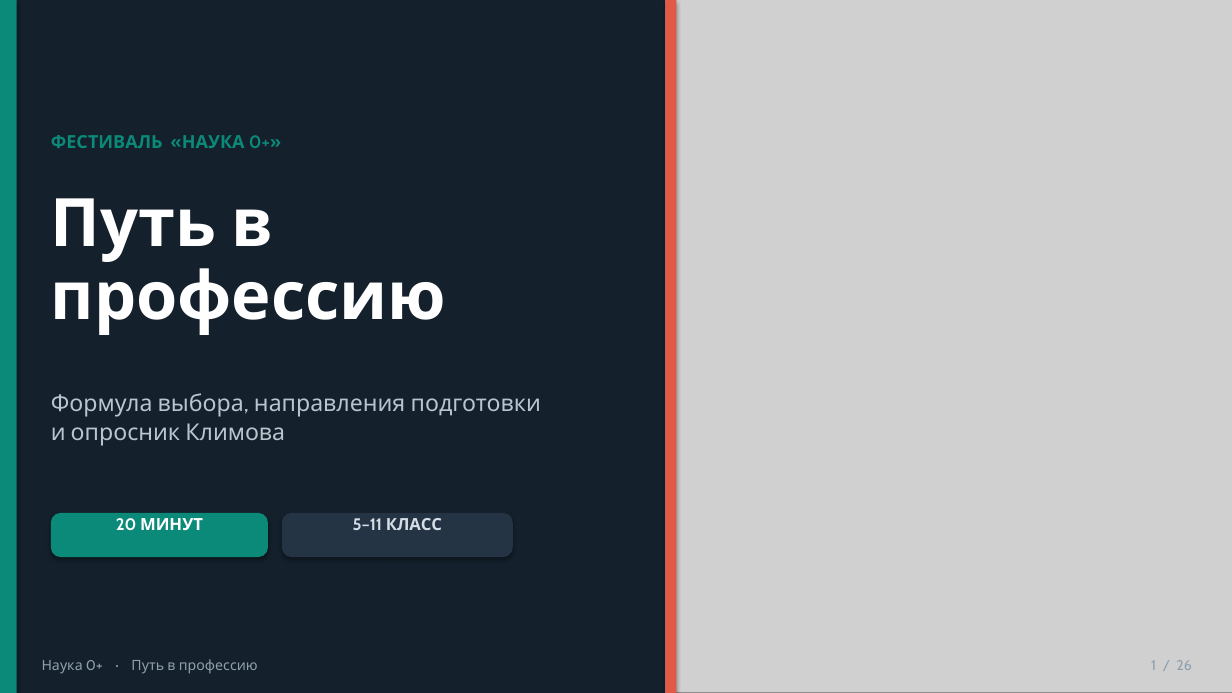
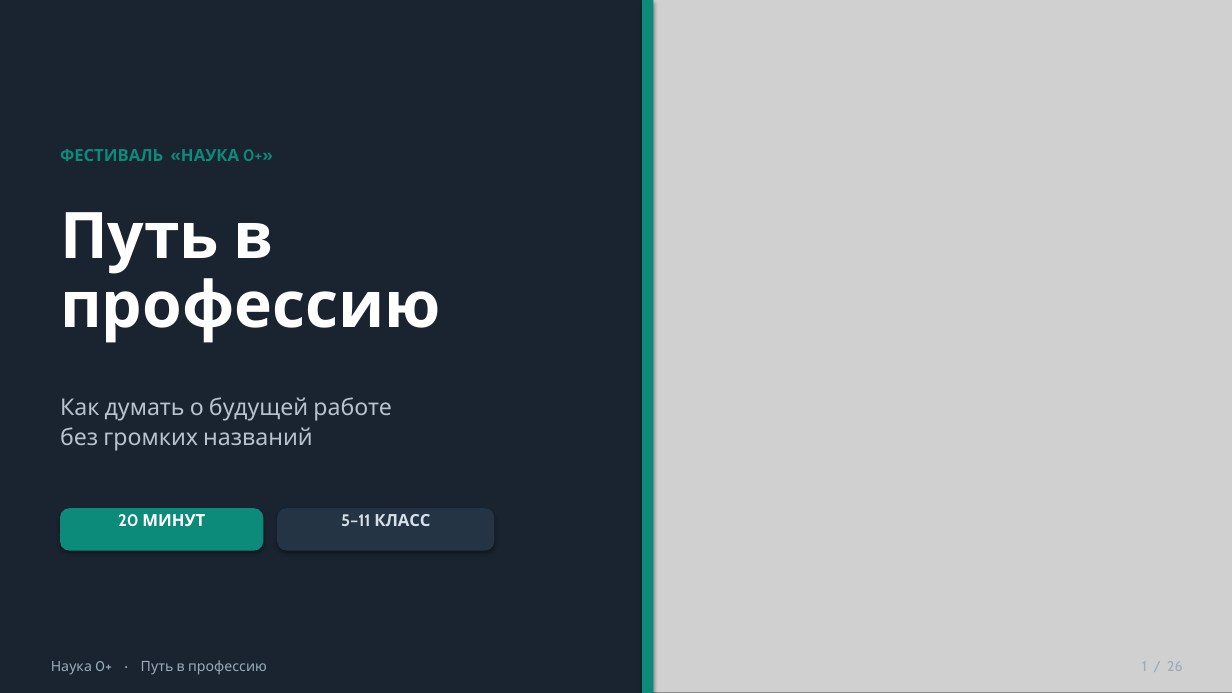
Before and after one commit to Sema917/-tourism, a slide deck: slide 1 of materials/Путь_в_профессию_презентация_20_минут.pptx. Drawn at 1232x693 pixels with LibreOffice and Linux fonts; fonts in the diff are those of the drawing; grey boxes stand for pictures. Boxes give left, top, right and bottom in pixels: in the first picture for what was removed or moved away, otherwise in the second. Text is boxed around its words. In the diff, an @@ line names an element or a change of style, - is before the commit and + after.

```diff
--- a/materials/Путь_в_профессию_презентация_20_минут.pptx
+++ b/materials/Путь_в_профессию_презентация_20_минут.pptx
@@ rectangle at (0, 0, 1232, 693): fill #14202B to #1A2330 @@
@@ rectangle removed at (0, 0, 17, 693) @@
@@ rectangle added at (0, 0, 652, 693), fill #1A2330 @@
@@ picture: place and size @@
-picture at (665, 0, 1232, 693)
+picture at (638, 0, 1232, 693)
@@ rectangle: place and size @@
-rectangle at (665, 0, 677, 693)
+rectangle at (642, 0, 653, 693)
@@ rectangle at (642, 0, 653, 693): fill #E05A45 to #0C8B7A @@
@@ text "ФЕСТИВАЛЬ «НАУКА 0+»": place and size @@
-text "ФЕСТИВАЛЬ «НАУКА 0+»" at (51, 135, 281, 148)
+text "ФЕСТИВАЛЬ «НАУКА 0+»" at (60, 149, 273, 161)
@@ text "ФЕСТИВАЛЬ «НАУКА 0+»" at (60, 149, 273, 161): size 14 to 13 pt, text colour #0B8A7A to #0C8B7A; line spacing 1.05 to 1.08 @@
@@ text "Путь в профессию": place and size @@
-text "Путь в профессию" at (51, 198, 447, 335)
+text "Путь в профессию" at (60, 212, 441, 343)
@@ text "Путь в профессию" at (60, 212, 441, 343): size 52 to 50 pt @@
@@ text at (60, 397, 391, 451): text changed; text colour #B8C4CE to #B7C3CE @@
-Формула выбора, направления подготовки
-и опросник Климова
+Как думать о будущей работе
+без громких названий
@@ rounded rectangle: place and size @@
-rounded rectangle at (51, 513, 268, 557)
+rounded rectangle at (60, 508, 263, 551)
@@ rounded rectangle at (60, 508, 263, 551): fill #0B8A7A to #0C8B7A @@
@@ text "20 МИНУТ" at (118, 514, 205, 527): line spacing 1.05 to 1.08 @@
@@ rounded rectangle: place and size @@
-rounded rectangle at (282, 513, 513, 557)
+rounded rectangle at (277, 508, 494, 551)
@@ text "5–11 КЛАСС" at (341, 514, 430, 526): text colour #D5DEE6 to #D7E0E8; line spacing 1.05 to 1.08 @@
@@ text "Наука 0+ · Путь в ..." at (51, 660, 267, 675): text colour #8FA0AD to #9AABBA; line spacing 1.05 to 1.08 @@
@@ text "Наука 0+ · Путь в ...": place and size @@
-text "Наука 0+ · Путь в ..." at (42, 659, 258, 674)
+text "Наука 0+ · Путь в ..." at (51, 660, 267, 675)
@@ text "1 / 26": place and size @@
-text "1 / 26" at (1151, 660, 1191, 670)
+text "1 / 26" at (1142, 661, 1182, 671)
@@ text "1 / 26" at (1142, 661, 1182, 671): text colour #8FA0AD to #9AABBA; line spacing 1.05 to 1.08 @@
```
Also in this commit, not shown: 23 other slides changed, 2 slides added, 2 slides removed, 11 other files.
